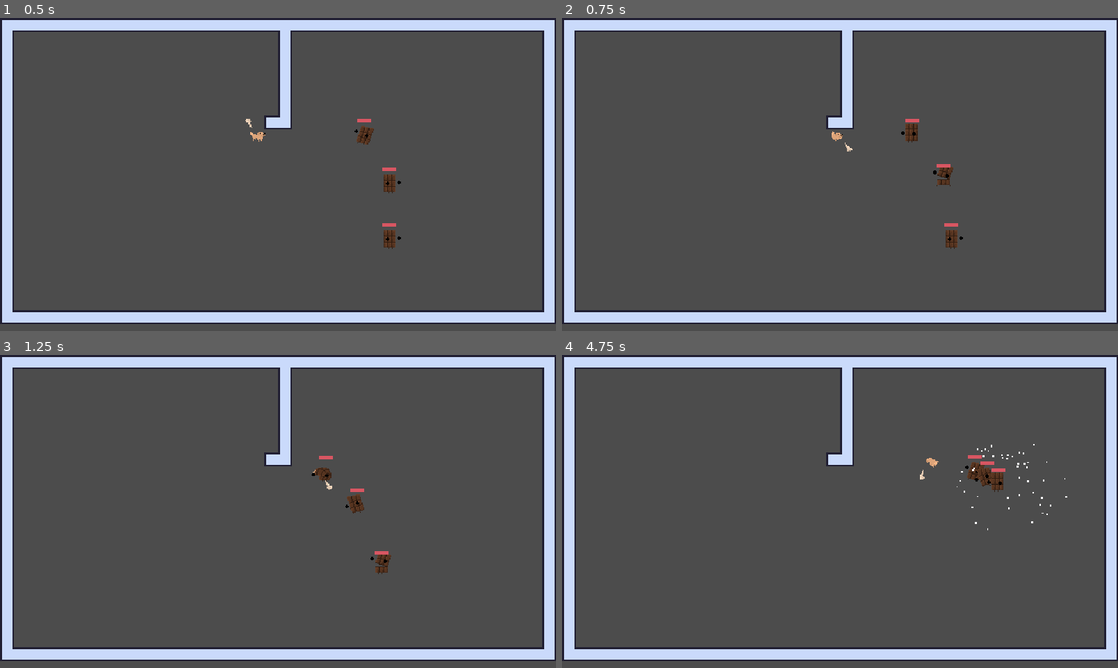
Above: before the commit, frames 1-4 (two rows, left to right).
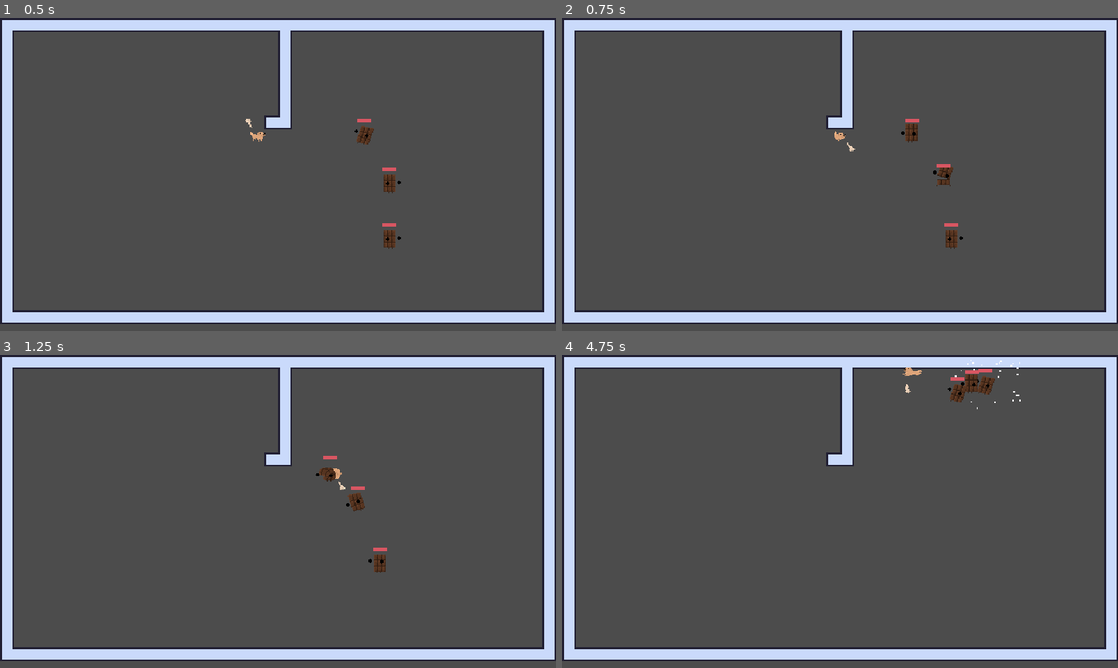
Above: after the commit, the same moments.

Repository: 3k2ng/dog-puff-pensive
Game: Godot game, scene res://scenes/demo_tung.tscn
Two runs of this game, one before a commit and one after it. Both use one fixed random seed, a clock stepped at 60 frames per second and the inputs below. The project has no main scene, so this scene is started directly.
Inputs (mouse positions are in pixels of both pictures, inside the frame that each line leads up to):
- Up to frame 1 (0.5 s): no input
- Up to frame 2 (0.75 s): move the mouse to (962, 158) at 0.52 s; hold D (move_right) from 0.53 s (still down); right-click (962, 158) at 0.6 s
- Up to frame 3 (1.25 s): keep holding D (move_right)
- Up to frame 4 (4.75 s): move the mouse to (728, 527) at 1.27 s; release D (move_right) at 1.28 s; hold S (move_down) 1.28-2.03 s; right-click (728, 527) at 1.35 s; move the mouse to (895, 442) at 2.02 s; hold D (move_right) 2.03-2.78 s; click (895, 442) at 2.1 s; right-click (895, 442) at 2.3 s; move the mouse to (812, 574) at 2.77 s; hold W (move_up) 2.78-3.53 s; right-click (812, 574) at 2.85 s; move the mouse to (1006, 558) at 3.52 s; hold A (move_left) from 3.53 s (still down); right-click (1006, 558) at 3.6 s; move the mouse to (673, 464) at 4.27 s; click (673, 464) at 4.35 s; right-click (673, 464) at 4.55 s

Frame 1 is identical in both runs. In frame 2, less than 0.1% of the frame differs, in the area x 48-53%, y 36-43%; in frame 3, 0.5%; in frame 4, 1.1%, in the area x 61-91%, y 1-56%.

Commit message:
updated player animation

Diff:
--- a/objects/player.tscn
+++ b/objects/player.tscn
@@ -592,6 +592,7 @@
 
 [sub_resource type="Animation" id=9]
 resource_name = "bone_melee"
+length = 0.45
 tracks/0/type = "value"
 tracks/0/path = NodePath("Sprite:position")
 tracks/0/interp = 1
@@ -623,10 +624,10 @@
 tracks/2/imported = false
 tracks/2/enabled = true
 tracks/2/keys = {
-"times": PoolRealArray( 0, 0.1, 0.2, 0.3, 0.4, 0.5, 0.6, 0.7, 0.8, 0.9 ),
-"transitions": PoolRealArray( 1, 1, 1, 1, 1, 1, 1, 1, 1, 1 ),
-"update": 1,
-"values": [ 0, 1, 2, 3, 4, 0, 1, 2, 3, 4 ]
+"times": PoolRealArray( 0, 0.1, 0.2, 0.3, 0.4 ),
+"transitions": PoolRealArray( 1, 1, 1, 1, 1 ),
+"update": 1,
+"values": [ 0, 1, 2, 3, 4 ]
 }
 tracks/3/type = "value"
 tracks/3/path = NodePath("Sprite:flip_h")
@@ -647,10 +648,10 @@
 tracks/4/imported = false
 tracks/4/enabled = true
 tracks/4/keys = {
-"times": PoolRealArray( 0.2, 0.3, 0.4, 0.6, 0.7, 0.8, 1 ),
-"transitions": PoolRealArray( 1, 1, 1, 1, 1, 1, 1 ),
-"update": 1,
-"values": [ false, false, true, true, false, false, true ]
+"times": PoolRealArray( 0.2, 0.3, 0.4, 1 ),
+"transitions": PoolRealArray( 1, 1, 1, 1 ),
+"update": 1,
+"values": [ false, false, true, true ]
 }
 tracks/5/type = "value"
 tracks/5/path = NodePath("Sprite:flip_v")
@@ -659,10 +660,22 @@
 tracks/5/imported = false
 tracks/5/enabled = true
 tracks/5/keys = {
-"times": PoolRealArray( 0, 0.5, 1 ),
-"transitions": PoolRealArray( 1, 1, 1 ),
-"update": 1,
-"values": [ false, true, true ]
+"times": PoolRealArray( 0 ),
+"transitions": PoolRealArray( 1 ),
+"update": 1,
+"values": [ false ]
+}
+tracks/6/type = "value"
+tracks/6/path = NodePath("HitBox:position")
+tracks/6/interp = 1
+tracks/6/loop_wrap = true
+tracks/6/imported = false
+tracks/6/enabled = true
+tracks/6/keys = {
+"times": PoolRealArray( 0 ),
+"transitions": PoolRealArray( 1 ),
+"update": 0,
+"values": [ Vector2( 23, -2 ) ]
 }
 
 [node name="Player" type="KinematicBody2D"]
--- a/scripts/player_movement.gd
+++ b/scripts/player_movement.gd
@@ -4,6 +4,11 @@
 var velocity = Vector2()
 export var move_speed = 100
 var is_dead
+
+
+
+
+
 
 func _ready():
 	health = max_health
@@ -15,7 +20,7 @@
 	if $PlayerAnimation.current_animation != "dodge_roll" and $PlayerAnimation.current_animation != "dodge_roll_up":
 		velocity = move_and_slide(Input.get_vector("move_left", "move_right", "move_up", "move_down").normalized() * move_speed)
 	else:
-		velocity = move_and_slide(velocity)
+		velocity = move_and_slide(velocity.normalized() * (move_speed*1.25))
 	if Input.is_action_just_pressed("dodge_roll"):
 		if velocity.x < 0:
 			$Sprite.flip_h = true
@@ -26,11 +31,13 @@
 		elif velocity.y >= 0:
 			$PlayerAnimation.play("dodge_roll")
 
-	elif velocity.x > 0 and velocity.y == 0 and $PlayerAnimation.current_animation != "dodge_roll" and $PlayerAnimation.current_animation != "dodge_roll_up":
+	elif velocity.x > 0 and velocity.y >= 0 and $PlayerAnimation.current_animation != "dodge_roll" and $PlayerAnimation.current_animation != "dodge_roll_up":
 		$Sprite.flip_h = false
 		$PlayerAnimation.play("dog_run")
-	elif velocity.x < 0 and velocity.y == 0 and $PlayerAnimation.current_animation != "dodge_roll" and $PlayerAnimation.current_animation != "dodge_roll_up":
+	elif velocity.x < 0 and velocity.y >= 0 and $PlayerAnimation.current_animation != "dodge_roll" and $PlayerAnimation.current_animation != "dodge_roll_up":
 		$Sprite.flip_h = true
+		$PlayerAnimation.play("dog_run")
+	elif velocity.y > 0 and velocity.x == 0 and $PlayerAnimation.current_animation != "dodge_roll" and $PlayerAnimation.current_animation != "dodge_roll_up":
 		$PlayerAnimation.play("dog_run")
 	elif velocity == Vector2.ZERO and $PlayerAnimation.current_animation != "dodge_roll" and $PlayerAnimation.current_animation != "dodge_roll_up":
 		$PlayerAnimation.play("idle")
@@ -46,7 +53,7 @@
 func damage_taken(direction: Vector2, damage: int):
 	health = health - damage
 	velocity = direction.normalized() * 20
-	dead()
+	print(health)
 
 
 func dead():
